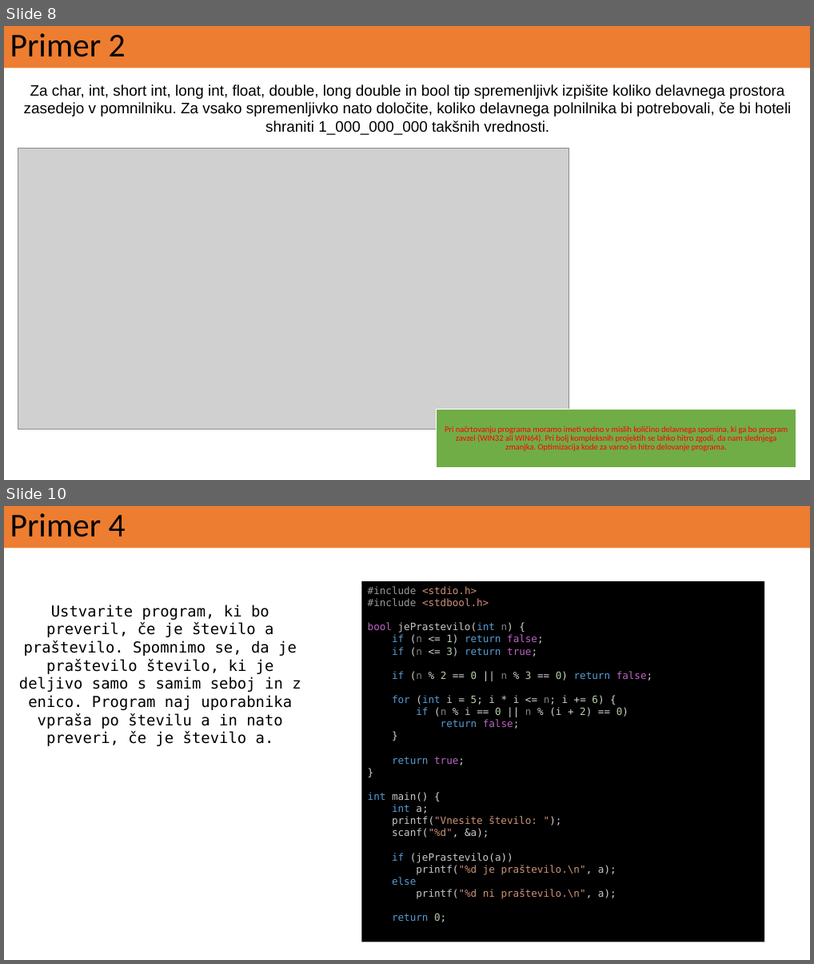
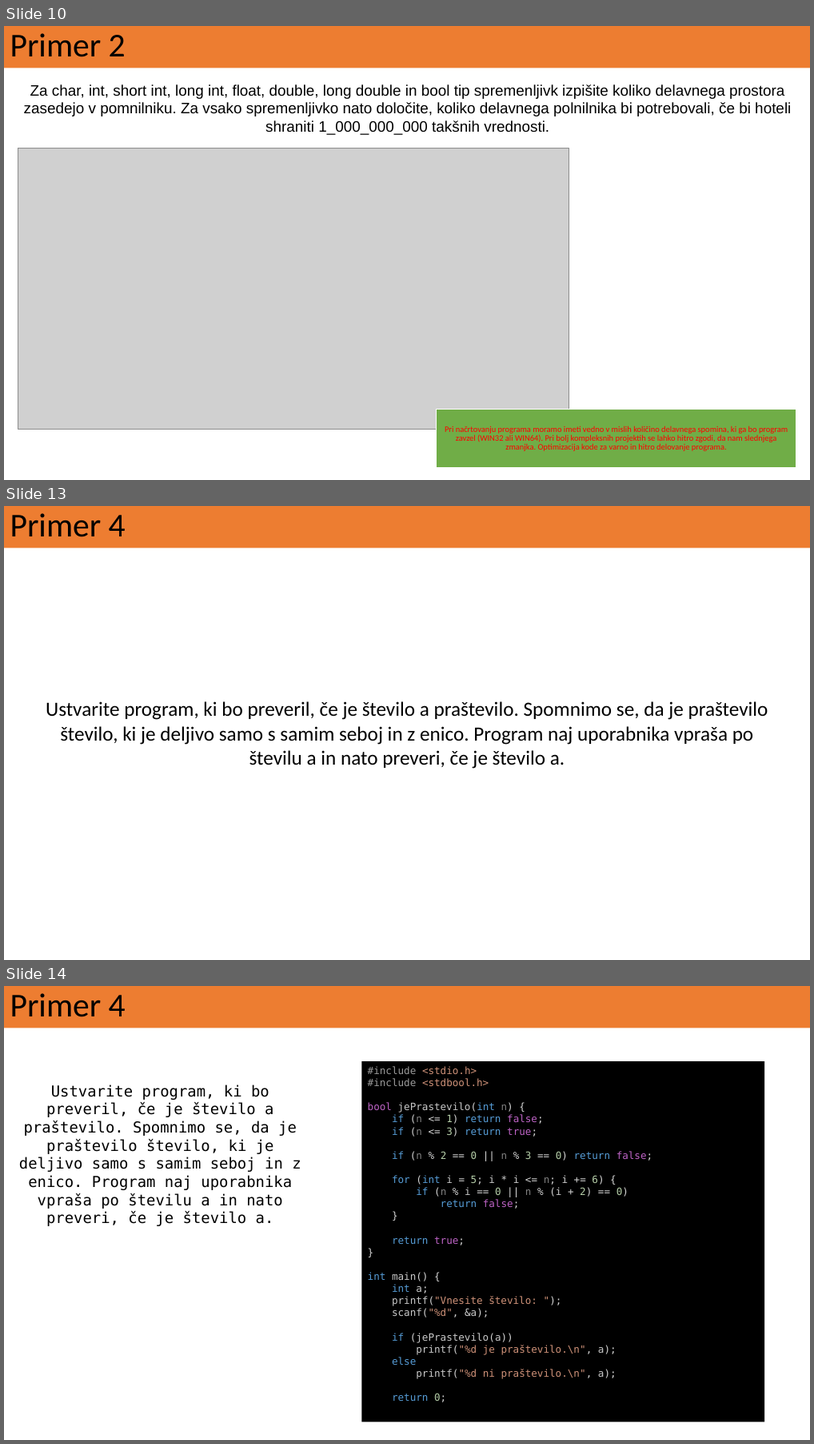
Before and after one commit to ReneMarkovic/Numericne_metode_v_fiziki, a slide deck: 00_Numericne_metode_osnove/VAJE_01.pptx. Shown one above the other, each under a label of ours: slides 8 and 10 before the commit, slides 10, 13 and 14 after it; the slides between them are not shown. The pictures are 814x964 and 814x1444 pixels, drawn with LibreOffice and Linux fonts; fonts in the diff are those of the drawing; grey boxes stand for pictures. Boxes give left, top, right and bottom in pixels: in the first picture for what was removed or moved away, otherwise in the second. Text is boxed around its words. In the diff, an @@ line names an element or a change of style, - is before the commit and + after.

```diff
--- a/00_Numericne_metode_osnove/VAJE_01.pptx
+++ b/00_Numericne_metode_osnove/VAJE_01.pptx
@@ slide 13 added at (4,506,810,960), background #FFFFFF @@
@@ title added at (4,506,810,548), fill #ED7D31, 39.6 pt, text #000000 @@
+Primer 4
@@ text added at (46,701,769,768), 24 pt, text #000000 @@
+Ustvarite program, ki bo preveril, če je število a praštevilo. Spomnimo se, da je praštevilo število, ki je deljivo samo s samim seboj in z enico. Program naj uporabnika vpraša po številu a in nato preveri, če je število a.
@@ what was slide 8 is now slide 10 @@
@@ what was slide 10 is now slide 14 @@
```
Also in this commit, not shown: 1 slide changed, 4 other slides added.
